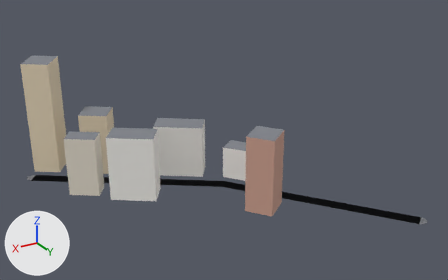
Renders of the glTF model apps/client/public/cities/moscow_synth/tiles/-4_2.glb from each side of a commit.
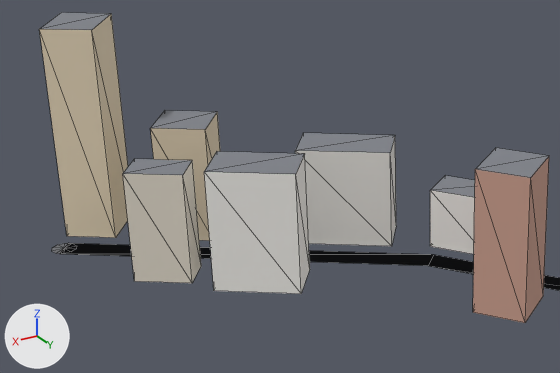
Each version is shown whole from a camera (50 mm lens) standing at (-693.0, -278.0, 176.0) and looking at (-864.0, -563.0, 34.0), then close up on the part from 0% to 65% of the width and 18% to 87% of the height. Arrows for +X, +Y and +Z are at lower left; the lights stay in place. The older version's two pictures come first. The close-ups show mesh edges as thin lines. Vertices at exactly the same position are counted once.

Script lines for the objects in view, before the commit:
```python
me_mesh_0 = bpy.data.meshes.new('Mesh_0')
me_mesh_0.from_pydata(...)  # 84 vertices, 94 faces; spans x -943.0..-766.0, y -665.0..-474.0, z 0.0..71.0
# faces by material slot: [24, 56, 14]
me_mesh_0.materials.append(mat_road)
me_mesh_0.materials.append(mat_facade)
me_mesh_0.materials.append(mat_roof)
# before: 0 (-773.0, -644.0, 0.0) at pixel (68, 242), 1 (-768.0, -637.0, 0.0) at pixel (59, 253), 2 (-872.0, -574.0, 0.0) at pixel (433, 254), 3 (-866.0, -569.0, 0.0) at pixel (428, 265)
ob_mesh_0 = bpy.data.objects.new('Mesh_0', me_mesh_0)
ob_mesh_0.location = (0.0, 0.0, 0.0)
```
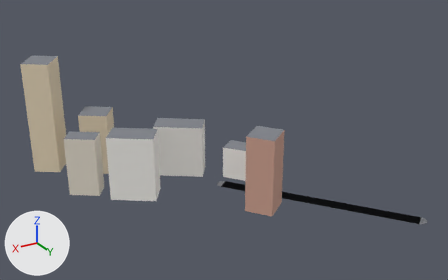
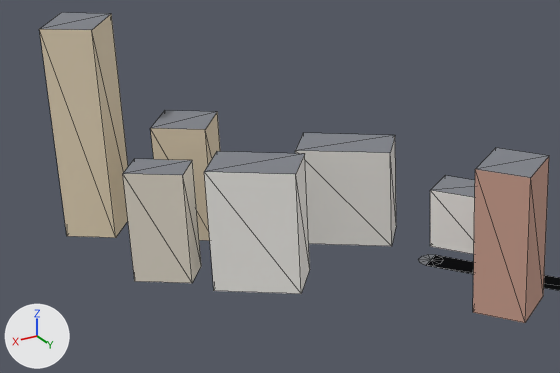
The newer file is also turned or shifted as a whole; pictures and numbers use the older file's frame.

The change, as a diff of the scene's bpy script:
```diff
--- a/apps/client/public/cities/moscow_synth/tiles/-4_2.glb.py
+++ b/apps/client/public/cities/moscow_synth/tiles/-4_2.glb.py
@@ me_mesh_0 @@
 # used by ob_mesh_0; location = (0.0, 0.0, 0.0)
 # verts and faces of me_mesh_0; kept vertices keep their numbers, new ones are numbered from 84
-me_mesh_0.from_pydata(...)  # 84 vertices, 94 faces; spans x -943.0..-766.0, y -665.0..-474.0, z 0.0..71.0
+me_mesh_0.from_pydata(...)  # 82 vertices, 92 faces; spans x -943.0..-774.0, y -665.0..-474.0, z 0.0..71.0
+# me_mesh_0 part 1: the loose piece of 11 vertices spanning x -774.0..-766.0, y -644.0..-636.0, z 0.0 is moved by (-98.0, 69.0, 0.0)
+# me_mesh_0 part 2
+delete_vertices([0, 1])  # with the faces that use them
 me_mesh_0.materials.append(mat_road)
```

Location of each change, (x1, y1, x2, y2) in pixels of the close-ups (560 x 373 px; the box of a moved part takes in the faces that stretch with it):
part 1 of me_mesh_0, moved or reshaped: before (52, 243, 68, 254); after (419, 255, 435, 265)
part 2 of me_mesh_0, deleted: before (60, 243, 433, 266)
